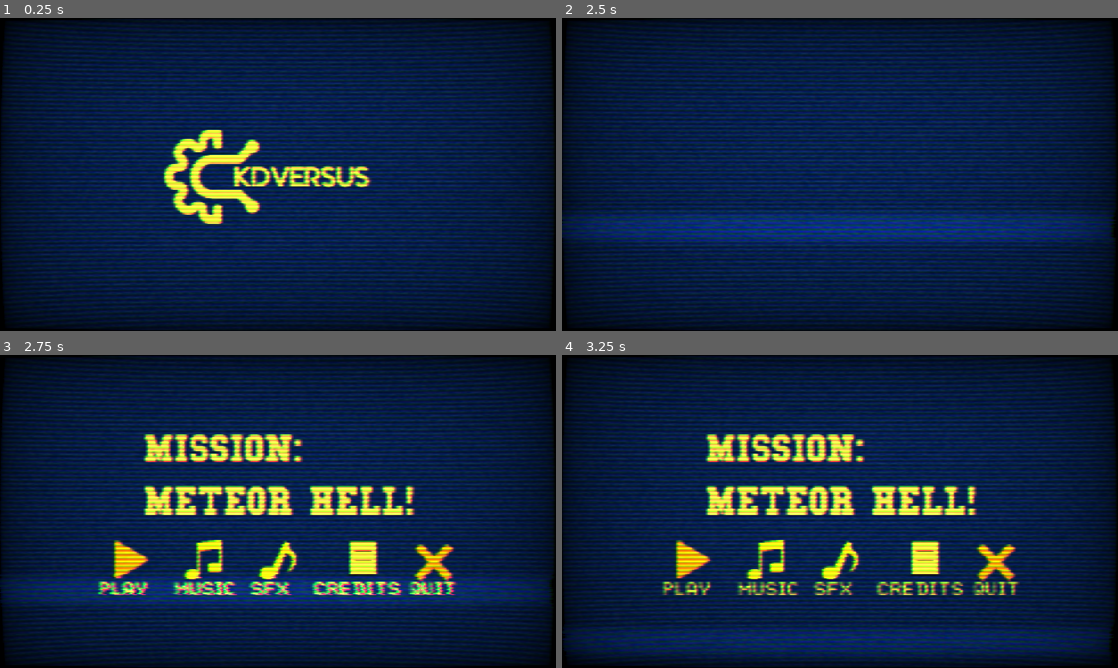
Above: before the commit, frames 1-4 (two rows, left to right).
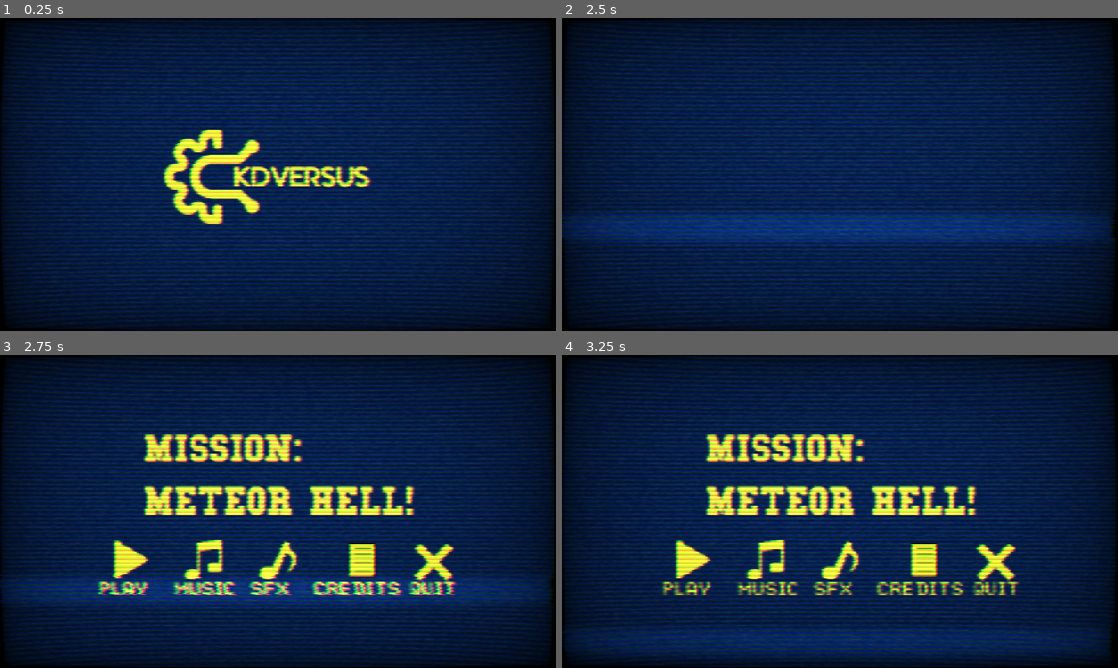
Above: after the commit, the same moments.

Repository: KrisDeveloper/Jam_Game
Game: Godot game, scene res://Scenes/menu.tscn
Same seed, same stepped clock (60 frames per second), same inputs: the game is played once before the commit and once after it.
Inputs (mouse positions are in pixels of both pictures, inside the frame that each line leads up to):
- Up to frame 1 (0.25 s): no input
- Up to frame 2 (2.5 s): move the mouse to (962, 158) at 0.52 s; click (962, 158) at 0.6 s; move the mouse to (728, 190) at 1.27 s; click (728, 190) at 1.35 s; move the mouse to (895, 105) at 2.02 s; click (895, 105) at 2.1 s
- Up to frame 3 (2.75 s): no input
- Up to frame 4 (3.25 s): move the mouse to (812, 574) at 2.77 s; click (812, 574) at 2.85 s

Frames 1-2 are identical in both runs. In frame 3, 1.7% of the frame differs, in the area x 20-82%, y 59-73%; in frame 4, 1.7%.

Commit message:
making the menu functional

Diff:
--- a/jam-game/Scenes/action_button.tscn
+++ b/jam-game/Scenes/action_button.tscn
@@ -1,29 +1,28 @@
 [gd_scene load_steps=8 format=3 uid="uid://dg1e00o8rmwov"]
 
 [ext_resource type="Script" uid="uid://bxcqf7aaq8sfx" path="res://Scripts/action_button.gd" id="1_47f8e"]
-[ext_resource type="Texture2D" uid="uid://0l4jm2je4vhq" path="res://Other/music.png" id="1_m7sn5"]
-[ext_resource type="Texture2D" uid="uid://b4mror5i4cb5l" path="res://Other/sfx.png" id="2_47f8e"]
-[ext_resource type="Texture2D" uid="uid://dmiwwdk63pg2l" path="res://Other/play-32.png" id="3_pppq8"]
+[ext_resource type="Texture2D" uid="uid://d2pjd04nwr2g" path="res://Other/music.png" id="2_pppq8"]
+[ext_resource type="Texture2D" uid="uid://csmppj1f8y3qq" path="res://Other/sfx.png" id="3_m23fh"]
+[ext_resource type="Texture2D" uid="uid://dpculq7pid7r2" path="res://Other/play.png" id="4_b5rjk"]
 [ext_resource type="FontFile" uid="uid://dlbphwbqw2hb3" path="res://Other/dogicapixel.ttf" id="4_m23fh"]
 [ext_resource type="Texture2D" uid="uid://dmmpm0pc3esar" path="res://Other/Anonymous_Paper_3_icon.svg" id="5_b5rjk"]
-[ext_resource type="Texture2D" uid="uid://c5n1qb1wywykj" path="res://Other/multiply-3-32.png" id="7_pppq8"]
+[ext_resource type="Texture2D" uid="uid://robki73wm4qc" path="res://Other/quit.png" id="7_8ng0b"]
 
 [node name="Action_Button" type="Node2D"]
 script = ExtResource("1_47f8e")
 
 [node name="Music" type="Sprite2D" parent="."]
-texture = ExtResource("1_m7sn5")
+texture = ExtResource("2_pppq8")
 
 [node name="SFX" type="Sprite2D" parent="."]
-texture = ExtResource("2_47f8e")
+texture = ExtResource("3_m23fh")
 
 [node name="Play" type="Sprite2D" parent="."]
 modulate = Color(18.892157, 18.892157, 4.242929, 1)
 scale = Vector2(8, 8)
-texture = ExtResource("3_pppq8")
+texture = ExtResource("4_b5rjk")
 
 [node name="Label" type="Label" parent="."]
-modulate = Color(1, 1, 0.18431373, 1)
 texture_filter = 2
 offset_left = -214.0
 offset_top = 145.0
@@ -36,21 +35,19 @@
 vertical_alignment = 1
 
 [node name="Credits" type="Sprite2D" parent="."]
-modulate = Color(1, 1, 0.18431373, 1)
-position = Vector2(36, -5)
+position = Vector2(32, 8)
 scale = Vector2(2, 2)
 texture = ExtResource("5_b5rjk")
 
 [node name="Quit" type="Sprite2D" parent="."]
-modulate = Color(3.7736247, 3.7736247, 0.81347626, 1)
 position = Vector2(5, 16)
 scale = Vector2(8, 8)
-texture = ExtResource("7_pppq8")
+texture = ExtResource("7_8ng0b")
 
 [node name="Button" type="Button" parent="."]
 modulate = Color(1, 1, 1, 0)
 offset_left = -113.0
-offset_top = -110.0
+offset_top = -107.0
 offset_right = 124.0
-offset_bottom = 143.0
+offset_bottom = 146.0
 mouse_default_cursor_shape = 2
--- /dev/null
+++ b/jam-game/Scenes/credits_menu.tscn
@@ -0,0 +1,51 @@
+[gd_scene load_steps=3 format=3 uid="uid://qg6qd1povofk"]
+
+[ext_resource type="Script" uid="uid://bb7xyou24oij" path="res://Scripts/credits_menu.gd" id="1_pf8rm"]
+[ext_resource type="FontFile" uid="uid://c5hku1mxyjyq5" path="res://Other/dogicapixelbold.ttf" id="2_pf8rm"]
+
+[node name="Credits_Menu" type="Node2D"]
+visible = false
+script = ExtResource("1_pf8rm")
+
+[node name="Panel" type="ColorRect" parent="."]
+offset_left = 128.0
+offset_top = 136.0
+offset_right = 1024.0
+offset_bottom = 512.0
+color = Color(1, 1, 0.18431373, 1)
+
+[node name="Label" type="Label" parent="."]
+texture_filter = 2
+offset_left = 128.0
+offset_top = 144.0
+offset_right = 1219.0
+offset_bottom = 427.0
+theme_override_colors/font_color = Color(0, 0, 0, 1)
+theme_override_fonts/font = ExtResource("2_pf8rm")
+theme_override_font_sizes/font_size = 20
+text = "·Created by KrisDev
+
+·Art supervision by reenyruene
+
+·Using typographies by Roberto Mocci (Dogica)
+
+·Using icons from iconsdb.com and freesvg.org
+
+·Music by KrisDev
+
+·Using shaders by c64cosmin (Realistic CRT shader)
+
+·Made with Godot Engine"
+
+[node name="Label2" type="Label" parent="."]
+texture_filter = 2
+offset_left = 128.0
+offset_top = 456.0
+offset_right = 1024.0
+offset_bottom = 488.0
+theme_override_colors/font_color = Color(0, 0, 0, 1)
+theme_override_fonts/font = ExtResource("2_pf8rm")
+theme_override_font_sizes/font_size = 20
+text = "©2025 - KDVERSUS | CLICK TO HIDE"
+horizontal_alignment = 1
+vertical_alignment = 1
--- a/jam-game/Scenes/menu.tscn
+++ b/jam-game/Scenes/menu.tscn
@@ -1,10 +1,11 @@
-[gd_scene load_steps=7 format=3 uid="uid://dn8cmuvvbdsns"]
+[gd_scene load_steps=8 format=3 uid="uid://dn8cmuvvbdsns"]
 
 [ext_resource type="Shader" uid="uid://cod1xldt0xvdo" path="res://Shaders/crt.gdshader" id="1_1rerr"]
 [ext_resource type="Script" uid="uid://8x7ce5kaa887" path="res://Scripts/menu.gd" id="1_158mb"]
 [ext_resource type="Texture2D" uid="uid://x5gqlimyqc06" path="res://Sprites/IMG_20251102_184415.png" id="2_xhh6f"]
 [ext_resource type="Texture2D" uid="uid://ckbe2txsjy0sg" path="res://Other/logo10_6_23727.png" id="3_cayip"]
 [ext_resource type="PackedScene" uid="uid://dg1e00o8rmwov" path="res://Scenes/action_button.tscn" id="4_wwsa2"]
+[ext_resource type="PackedScene" uid="uid://qg6qd1povofk" path="res://Scenes/credits_menu.tscn" id="5_jsrd8"]
 
 [sub_resource type="ShaderMaterial" id="ShaderMaterial_xhh6f"]
 shader = ExtResource("1_1rerr")
@@ -63,102 +64,106 @@
 [node name="Quit" parent="Main_Menu_Container/Play_Button" index="5"]
 visible = false
 
-[node name="Action_Button2" parent="Main_Menu_Container" node_paths=PackedStringArray("icon") instance=ExtResource("4_wwsa2")]
+[node name="Music_Button" parent="Main_Menu_Container" node_paths=PackedStringArray("icon") instance=ExtResource("4_wwsa2")]
 position = Vector2(428, 424)
 scale = Vector2(0.3, 0.3)
 icon = NodePath("Music")
 
-[node name="SFX" parent="Main_Menu_Container/Action_Button2" index="1"]
+[node name="SFX" parent="Main_Menu_Container/Music_Button" index="1"]
 visible = false
 
-[node name="Play" parent="Main_Menu_Container/Action_Button2" index="2"]
+[node name="Play" parent="Main_Menu_Container/Music_Button" index="2"]
 visible = false
 
-[node name="Label" parent="Main_Menu_Container/Action_Button2" index="3"]
+[node name="Label" parent="Main_Menu_Container/Music_Button" index="3"]
 offset_left = -213.3333
 offset_top = 156.66666
 offset_right = 211.6667
 offset_bottom = 244.66666
 text = "MUSIC"
 
-[node name="Credits" parent="Main_Menu_Container/Action_Button2" index="4"]
+[node name="Credits" parent="Main_Menu_Container/Music_Button" index="4"]
 visible = false
 
-[node name="Quit" parent="Main_Menu_Container/Action_Button2" index="5"]
+[node name="Quit" parent="Main_Menu_Container/Music_Button" index="5"]
 visible = false
 
-[node name="Action_Button3" parent="Main_Menu_Container" node_paths=PackedStringArray("icon") instance=ExtResource("4_wwsa2")]
+[node name="SFX_Button" parent="Main_Menu_Container" node_paths=PackedStringArray("icon") instance=ExtResource("4_wwsa2")]
 position = Vector2(584, 424)
 scale = Vector2(0.3, 0.3)
 icon = NodePath("SFX")
 
-[node name="Music" parent="Main_Menu_Container/Action_Button3" index="0"]
+[node name="Music" parent="Main_Menu_Container/SFX_Button" index="0"]
 visible = false
 
-[node name="Play" parent="Main_Menu_Container/Action_Button3" index="2"]
+[node name="Play" parent="Main_Menu_Container/SFX_Button" index="2"]
 visible = false
 
-[node name="Label" parent="Main_Menu_Container/Action_Button3" index="3"]
+[node name="Label" parent="Main_Menu_Container/SFX_Button" index="3"]
 offset_left = -209.99995
 offset_top = 156.66667
 offset_right = 55.000046
 offset_bottom = 244.66667
 text = "SFX"
 
-[node name="Credits" parent="Main_Menu_Container/Action_Button3" index="4"]
+[node name="Credits" parent="Main_Menu_Container/SFX_Button" index="4"]
 visible = false
 
-[node name="Quit" parent="Main_Menu_Container/Action_Button3" index="5"]
+[node name="Quit" parent="Main_Menu_Container/SFX_Button" index="5"]
 visible = false
 
-[node name="Action_Button4" parent="Main_Menu_Container" node_paths=PackedStringArray("icon") instance=ExtResource("4_wwsa2")]
+[node name="Credits_Button" parent="Main_Menu_Container" node_paths=PackedStringArray("icon") instance=ExtResource("4_wwsa2")]
 position = Vector2(740, 424)
 scale = Vector2(0.3, 0.3)
 icon = NodePath("Credits")
 
-[node name="Music" parent="Main_Menu_Container/Action_Button4" index="0"]
+[node name="Music" parent="Main_Menu_Container/Credits_Button" index="0"]
 visible = false
 
-[node name="SFX" parent="Main_Menu_Container/Action_Button4" index="1"]
+[node name="SFX" parent="Main_Menu_Container/Credits_Button" index="1"]
 visible = false
 
-[node name="Play" parent="Main_Menu_Container/Action_Button4" index="2"]
+[node name="Play" parent="Main_Menu_Container/Credits_Button" index="2"]
 visible = false
 
-[node name="Label" parent="Main_Menu_Container/Action_Button4" index="3"]
+[node name="Label" parent="Main_Menu_Container/Credits_Button" index="3"]
 offset_left = -296.66663
 offset_top = 156.66666
 offset_right = 303.33337
 offset_bottom = 244.66666
 text = "CREDITS"
 
-[node name="Quit" parent="Main_Menu_Container/Action_Button4" index="5"]
+[node name="Quit" parent="Main_Menu_Container/Credits_Button" index="5"]
 visible = false
 
-[node name="Action_Button5" parent="Main_Menu_Container" node_paths=PackedStringArray("icon") instance=ExtResource("4_wwsa2")]
+[node name="Quit_Button" parent="Main_Menu_Container" node_paths=PackedStringArray("icon") instance=ExtResource("4_wwsa2")]
 position = Vector2(896, 424)
 scale = Vector2(0.3, 0.3)
 icon = NodePath("Quit")
 
-[node name="Music" parent="Main_Menu_Container/Action_Button5" index="0"]
+[node name="Music" parent="Main_Menu_Container/Quit_Button" index="0"]
 visible = false
 
-[node name="SFX" parent="Main_Menu_Container/Action_Button5" index="1"]
+[node name="SFX" parent="Main_Menu_Container/Quit_Button" index="1"]
 visible = false
 
-[node name="Play" parent="Main_Menu_Container/Action_Button5" index="2"]
+[node name="Play" parent="Main_Menu_Container/Quit_Button" index="2"]
 visible = false
 
-[node name="Label" parent="Main_Menu_Container/Action_Button5" index="3"]
+[node name="Label" parent="Main_Menu_Container/Quit_Button" index="3"]
 offset_left = -293.33328
 offset_top = 156.66663
 offset_right = 306.66672
 offset_bottom = 244.66663
 text = "QUIT"
 
-[node name="Credits" parent="Main_Menu_Container/Action_Button5" index="4"]
+[node name="Credits" parent="Main_Menu_Container/Quit_Button" index="4"]
 visible = false
 position = Vector2(0, 0)
+
+[node name="Credits_Menu" parent="Main_Menu_Container" node_paths=PackedStringArray("credits") instance=ExtResource("5_jsrd8")]
+position = Vector2(4, 40)
+credits = NodePath("../Credits_Button")
 
 [node name="Splash_Controller" type="Node2D" parent="."]
 z_index = -1
@@ -171,7 +176,7 @@
 texture = ExtResource("3_cayip")
 
 [editable path="Main_Menu_Container/Play_Button"]
-[editable path="Main_Menu_Container/Action_Button2"]
-[editable path="Main_Menu_Container/Action_Button3"]
-[editable path="Main_Menu_Container/Action_Button4"]
-[editable path="Main_Menu_Container/Action_Button5"]
+[editable path="Main_Menu_Container/Music_Button"]
+[editable path="Main_Menu_Container/SFX_Button"]
+[editable path="Main_Menu_Container/Credits_Button"]
+[editable path="Main_Menu_Container/Quit_Button"]
--- a/jam-game/Scripts/action_button.gd
+++ b/jam-game/Scripts/action_button.gd
@@ -1,3 +1,4 @@
+class_name Action_Button
 extends Node2D
 
 @export var icon : Sprite2D
@@ -18,3 +19,11 @@
 	else:
 		icon.modulate = default_color
 		label.modulate = default_color
+
+	button.pressed.connect(action)
+
+func action():
+	if label.text == "PLAY": get_tree().change_scene_to_file("res://Scenes/game.tscn")
+	elif label.text == "MUSIC": is_disabled = not is_disabled
+	elif label.text == "SFX": is_disabled = not is_disabled
+	elif label.text == "QUIT": get_tree().quit()
--- /dev/null
+++ b/jam-game/Scripts/credits_menu.gd
@@ -0,0 +1,12 @@
+extends Node2D
+
+@export var credits : Action_Button
+
+func _process(delta: float) -> void:
+	credits.button.pressed.connect(trigger_credits)
+
+	if visible and Input.is_action_just_pressed("click"):
+		visible = false
+
+func trigger_credits():
+	visible = true
--- a/jam-game/project.godot
+++ b/jam-game/project.godot
@@ -24,6 +24,14 @@
 
 player=""
 
+[input]
+
+click={
+"deadzone": 0.2,
+"events": [Object(InputEventMouseButton,"resource_local_to_scene":false,"resource_name":"","device":-1,"window_id":0,"alt_pressed":false,"shift_pressed":false,"ctrl_pressed":false,"meta_pressed":false,"button_mask":1,"position":Vector2(224, 3),"global_position":Vector2(231, 40),"factor":1.0,"button_index":1,"canceled":false,"pressed":true,"double_click":false,"script":null)
+]
+}
+
 [rendering]
 
 textures/canvas_textures/default_texture_filter=0
Binary file added: jam-game/Other/dogicapixelbold.ttf
Not shown, added: jam-game/Other/dogicapixelbold.ttf.import
Binary file removed: jam-game/Other/multiply-3-32.png
Binary file changed: jam-game/Other/music.png
Not shown, changed: jam-game/Other/music.png.import
Binary file removed: jam-game/Other/new folder/music.png
Binary file removed: jam-game/Other/new folder/sfx.png
Binary file removed: jam-game/Other/play-32.png
Renamed: jam-game/Other/new folder/play.png -> jam-game/Other/play.png
Not shown, changed: jam-game/Other/play.png.import
Renamed: jam-game/Other/new folder/quit.png -> jam-game/Other/quit.png
Not shown, changed: jam-game/Other/quit.png.import
(and 3 more such lines)
